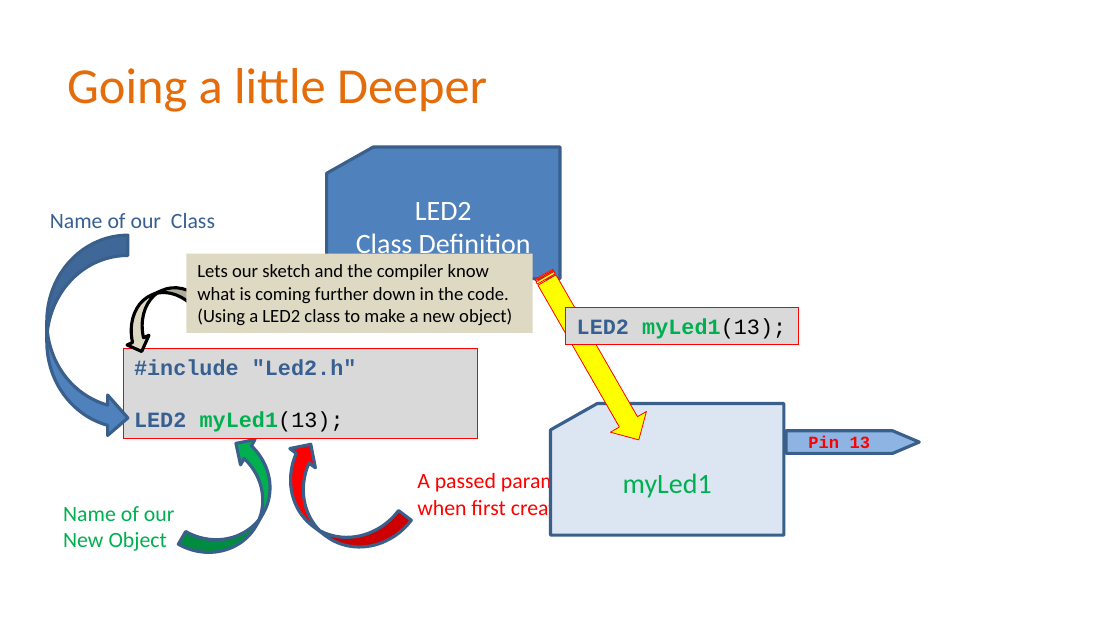
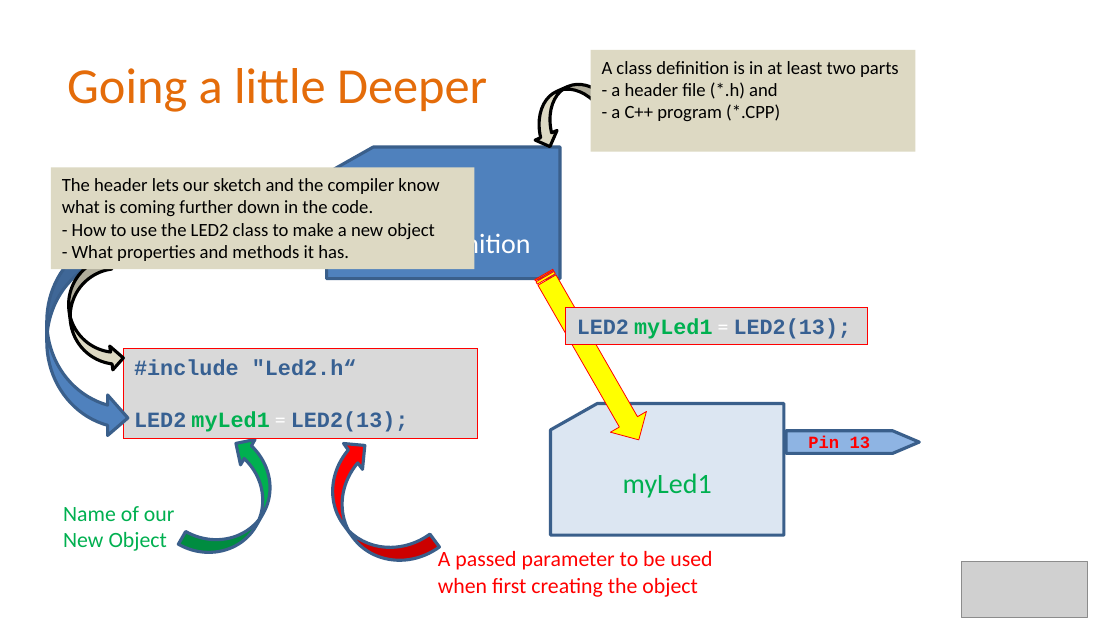
Before and after one commit to Alan-Lomax/MERG-SIG-Presentations, a slide deck: slide 9 of Part 4 - Introduction to Class Programming.pptx (slide 6 before the commit). Drawn at 1120x630 pixels with LibreOffice and Linux fonts; fonts in the diff are those of the drawing; grey boxes stand for pictures; background and template pictures are left out. Boxes give left, top, right and bottom in pixels: in the first picture for what was removed or moved away, otherwise in the second. Text is boxed around its words. In the diff, an @@ line names an element or a change of style, - is before the commit and + after.

Commit message:
Rev 1.1
Minor Revisions.
Improved style
Adding types and structures as a lead into discussion about classes

```diff
--- a/Part 4 - Introduction to Class Programming.pptx
+++ b/Part 4 - Introduction to Class Programming.pptx
@@ rectangle added at (x1=590, y1=50, x2=915, y2=152), fill #DDD9C3, 12 pt, text #000000 @@
+A class definition is in at least two parts
+- a header file (*.h) and
+- a C++ program (*.CPP)
@@ curved right arrow added at (x1=520, y1=72, x2=619, y2=152), fill #DDD9C3, outline #000000 2 pt @@
@@ rectangle "The header lets our sketch ..." resized from (x1=186, y1=254, x2=532, y2=334) to (x1=50, y1=167, x2=474, y2=269) @@
@@ text in rectangle at (x1=62, y1=178, x2=439, y2=261): text changed @@
-Lets our sketch and the compiler know what is coming further down in the code. (Using a LED2 class to make a new object)
+The header lets our sketch and the compiler know what is coming further down in the code.
+- How to use the LED2 class to make a new object
+- What properties and methods it has.
@@ curved right arrow at (x1=63, y1=257, x2=126, y2=376): rotation 66 to 352 degrees @@
@@ rectangle "LED2 myLed1 = LED2(13);" resized from (x1=566, y1=307, x2=799, y2=345) to (x1=566, y1=307, x2=868, y2=345) @@
@@ text in rectangle at (x1=577, y1=318, x2=852, y2=339): text changed; text colour #00B050 to #376092 @@
-LED2 myLed1(13);
+LED2 myLed1 = LED2(13);
@@ text in rectangle at (x1=134, y1=360, x2=409, y2=432): text changed @@
-#include "Led2.h"
-LED2 myLed1(13);
+#include "Led2.h“
+LED2 myLed1 = LED2(13);
@@ curved down arrow at (x1=303, y1=433, x2=439, y2=585): rotation 217 to 233 degrees @@
@@ text "A passed parameter to be ..." moved from (x1=417, y1=470, x2=692, y2=521) to (x1=438, y1=548, x2=712, y2=597) @@
@@ picture added at (x1=961, y1=561, x2=1086, y2=617) @@
```
Also in this commit, not shown: 15 other slides changed, 4 slides added, 2 slides removed, 1 other file.
